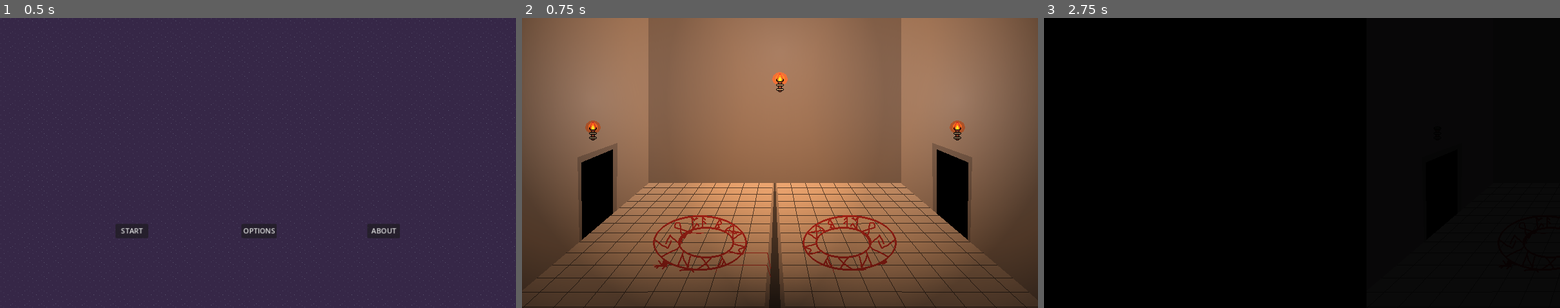
Above: before the commit, frames 1-3 (left to right).
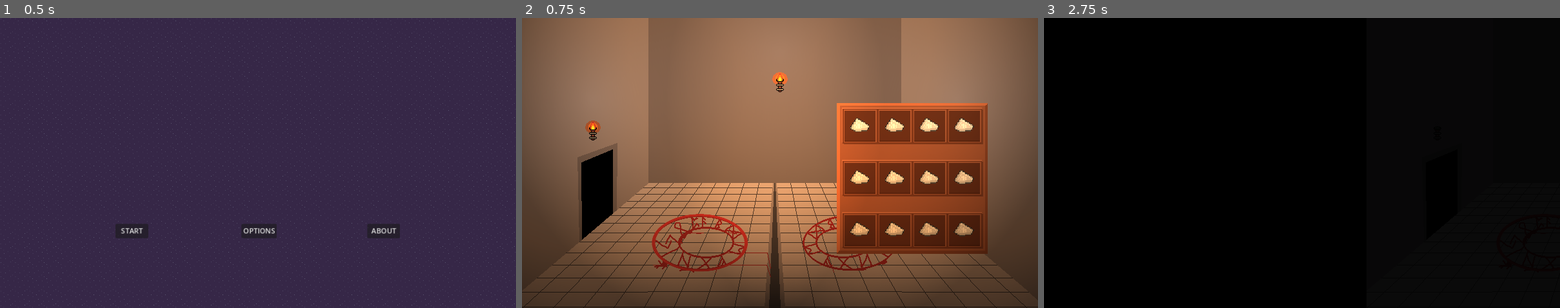
Above: after the commit, the same moments.

Repository: lewis785/ludum-dare-55
Game: Godot game, scene res://scenes/levels/main_menu.tscn
Same seed, same stepped clock (60 frames per second), same inputs: the game is played once before the commit and once after it.
Inputs (mouse positions are in pixels of both pictures, inside the frame that each line leads up to):
- Up to frame 1 (0.5 s): no input
- Up to frame 2 (0.75 s): click "START" at 0.5 s
- Up to frame 3 (2.75 s): tap Enter at 1.25 s; move the mouse to (1415, 148) at 1.27 s; hold Space 1.28-2 s; click (1415, 148) at 1.42 s; drag from (1198, 177) to (1276, 221) at 2.02 s

Frame 1 is identical in both runs. In frame 2, 15% of the frame differs, in the area x 25-91%, y 29-88%; in frame 3, less than 0.1%.

Commit message:
ADD Monster Summon Screen + FIX Drag Scaling

Diff:
--- a/scenes/components/draggable_component.gd
+++ b/scenes/components/draggable_component.gd
@@ -7,7 +7,9 @@
 	if event is InputEventMouseButton and not event.pressed:
 		lifted = false
 	if lifted and event is InputEventMouseMotion:
-		position += event.relative
+		var camera_scaler = (1 / 1.44) # Scaler to account for Camera Scaling
+		var item_scaler = (1 / 1.5) # Scaler to account for Draggable Item Scaling
+		position += camera_scaler * item_scaler * event.relative
 
 func _input_event(_viewport, event, _shape_idx):
 	if event is InputEventMouseButton and event.pressed:
--- a/scenes/items/summoning_circle.gd
+++ b/scenes/items/summoning_circle.gd
@@ -25,7 +25,7 @@
 	ingredients.erase(ingr)
 
 func combine_ingredients():
-	if ingredients.size() > ingredients_cap:
+	if ingredients.size() > ingredients_cap or ingredients.size() == 0:
 		return
 	var stats = [0,0,0,0,0]
 
--- a/scenes/levels/room.tscn
+++ b/scenes/levels/room.tscn
@@ -1,8 +1,9 @@
-[gd_scene load_steps=4 format=3 uid="uid://culpis2kpkslw"]
+[gd_scene load_steps=5 format=3 uid="uid://culpis2kpkslw"]
 
 [ext_resource type="Texture2D" uid="uid://crs8kox2y0gj7" path="res://assets/backgrounds/room_temp.png" id="1_son88"]
 [ext_resource type="PackedScene" uid="uid://f7pi0x6o1uvq" path="res://scenes/background_tools/snap_point.tscn" id="2_n8nla"]
 [ext_resource type="PackedScene" uid="uid://c30y088bbp04r" path="res://scenes/props/torch.tscn" id="3_7h2qe"]
+[ext_resource type="PackedScene" uid="uid://df7kvudh0t7fu" path="res://scenes/ui/summon_screen.tscn" id="4_fwgic"]
 
 [node name="Room" type="TextureRect"]
 anchors_preset = 8
@@ -30,3 +31,5 @@
 
 [node name="Torch2" parent="." instance=ExtResource("3_7h2qe")]
 position = Vector2(675, 175)
+
+[node name="Summon-screen" parent="." instance=ExtResource("4_fwgic")]
--- a/scenes/ui/filled_storage.tscn
+++ b/scenes/ui/filled_storage.tscn
@@ -4,7 +4,7 @@
 [ext_resource type="PackedScene" uid="uid://kf1fwy2fvee6" path="res://scenes/items/ingredient.tscn" id="2_cxkex"]
 
 [node name="FilledStorage" type="Node2D"]
-position = Vector2(100, 100)
+scale = Vector2(1.5, 1.5)
 
 [node name="Storage" parent="." instance=ExtResource("1_ke4ld")]
 
--- a/scenes/ui/summon_screen.tscn
+++ b/scenes/ui/summon_screen.tscn
@@ -10,13 +10,14 @@
 [node name="SummoningCircle" parent="." node_paths=PackedStringArray("creature_summon") instance=ExtResource("1_prqnr")]
 position = Vector2(276, 349)
 scale = Vector2(0.5, 0.3)
-creature_summon = NodePath("Character")
+creature_summon = NodePath("../Character")
 
-[node name="Character" parent="SummoningCircle" node_paths=PackedStringArray("cb") instance=ExtResource("2_mgyel")]
+[node name="Character" parent="." node_paths=PackedStringArray("cb") instance=ExtResource("2_mgyel")]
 visible = false
+position = Vector2(276, 349)
 cb = NodePath("Monster")
 
-[node name="Monster" parent="SummoningCircle/Character" instance=ExtResource("3_5s2jg")]
+[node name="Monster" parent="Character" instance=ExtResource("3_5s2jg")]
 
 [node name="FilledStorage" parent="." instance=ExtResource("2_g3pah")]
 position = Vector2(605, 249)
